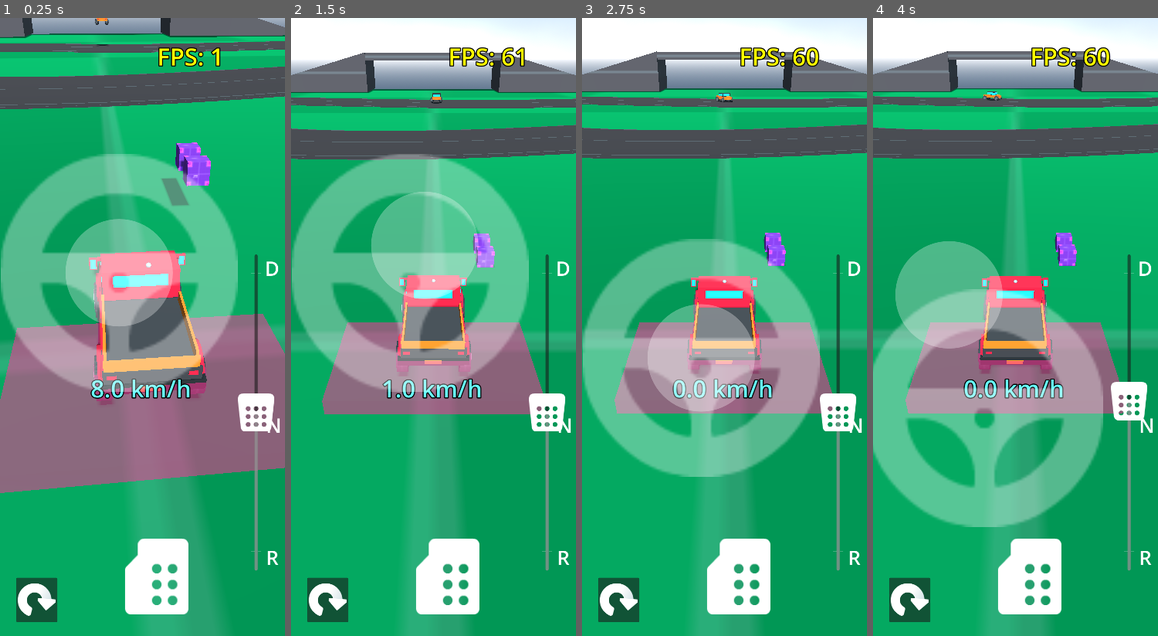
Above: before the commit, frames 1-4 (left to right).
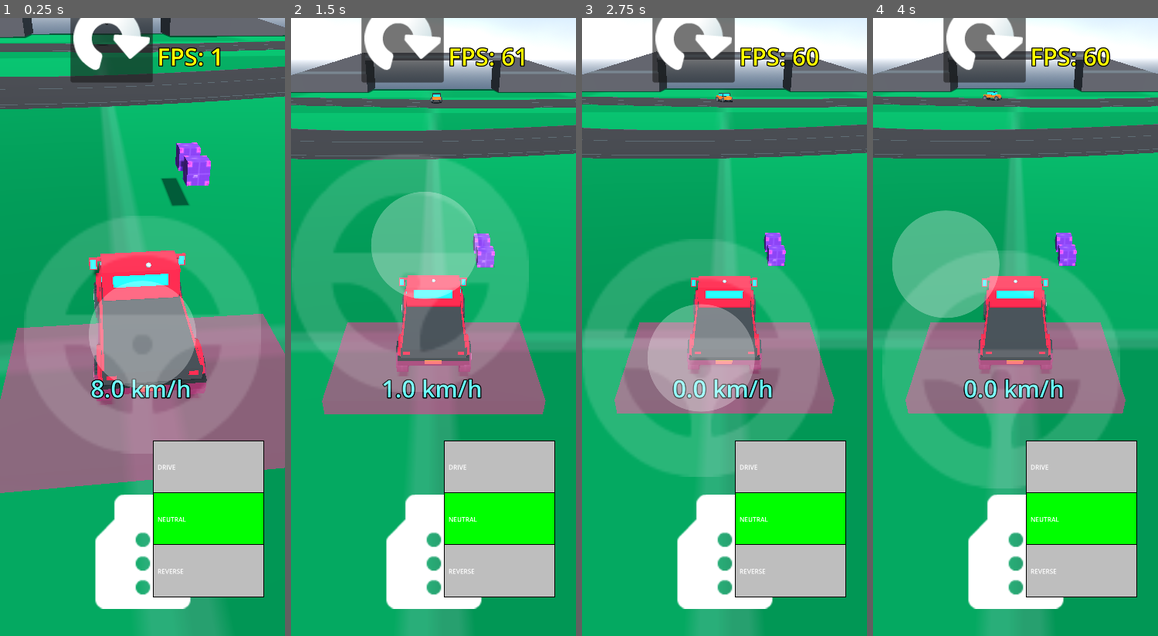
Above: after the commit, the same moments.

Repository: AssafDamari/cars-2
Game: Godot game, scene res://scenes/main.tscn
Same seed, same stepped clock (60 frames per second), same inputs: the game is played once before the commit and once after it.
Inputs (mouse positions are in pixels of both pictures, inside the frame that each line leads up to; where the layout moved, square brackets give the same spot in the first picture):
- Up to frame 1 (0.25 s): no input
- Up to frame 2 (1.5 s): click (402, 36) [328, 598] at 0.5 s; tap Enter (ui_accept) at 1.25 s; drag from (405, 271) to (462, 191) at 1.27 s
- Up to frame 3 (2.75 s): drag from (667, 357) to (710, 450) at 2.02 s
- Up to frame 4 (4 s): move the mouse to (1044, 191) at 2.77 s; hold Right (ui_right) 2.78-3.5 s; drag from (1001, 450) to (930, 234) at 3.52 s

The runs differ from the first frame. In frame 1, 39% of the frame differs, in the area x 0-99%, y 0-98%; in frame 2, 35%; in frame 3, 32%; in frame 4, 42%, in the area x 0-100%, y 0-98%.

Commit message:
align car and player controller with new cargo loader and shift slider

Diff:
--- a/scenes/car_1.tscn
+++ b/scenes/car_1.tscn
@@ -10,17 +10,8 @@
 [sub_resource type="BoxShape3D" id="BoxShape3D_3e54y"]
 size = Vector3(1.7609863, 0.5631744, 4)
 
-[sub_resource type="BoxShape3D" id="BoxShape3D_gfnuu"]
-size = Vector3(1.8417358, 0.554718, 0.12463379)
-
 [sub_resource type="BoxShape3D" id="BoxShape3D_u2fa2"]
-size = Vector3(0.07543945, 0.31905842, 2.1679077)
-
-[sub_resource type="BoxShape3D" id="BoxShape3D_8j6vf"]
-size = Vector3(1.9103241, 0.3278427, 0.05883789)
-
-[sub_resource type="SphereShape3D" id="SphereShape3D_8j6vf"]
-radius = 0.19180384
+size = Vector3(2.0039063, 0.37285042, 0.03668213)
 
 [sub_resource type="BoxMesh" id="BoxMesh_3e54y"]
 size = Vector3(2, 0.3, 4)
@@ -74,25 +65,21 @@
 transform = Transform3D(1, 0, 0, 0, 1, 0, 0, 0, 1, 0.004272461, 0.3420667, 0)
 shape = SubResource("BoxShape3D_3e54y")
 
-[node name="CollisionShape3D5" type="CollisionShape3D" parent="." unique_id=1415441947]
-transform = Transform3D(1, 0, 0, 0, 1, 0, 0, 0, 1, -9.1552734e-05, 1.145632, 0.3684069)
-shape = SubResource("BoxShape3D_gfnuu")
-
 [node name="CollisionShape3D2" type="CollisionShape3D" parent="." unique_id=385838801]
-transform = Transform3D(1, 0, 0, 0, 1, 0, 0, 0, 1, 0.92802715, 0.81844413, -0.9856067)
-shape = SubResource("BoxShape3D_u2fa2")
-
-[node name="CollisionShape3D3" type="CollisionShape3D" parent="." unique_id=210154954]
-transform = Transform3D(1, 0, 0, 0, 1, 0, 0, 0, 1, -0.9155936, 0.8485886, -0.91141844)
-shape = SubResource("BoxShape3D_u2fa2")
-
-[node name="CollisionShape3D4" type="CollisionShape3D" parent="." unique_id=1965348957]
-transform = Transform3D(1, 0, 0, 0, 1, 0, 0, 0, 1, 0.012397766, 0.80149853, -2.1269524)
-shape = SubResource("BoxShape3D_8j6vf")
-
-[node name="CollisionShape3D6" type="CollisionShape3D" parent="." unique_id=385824789]
-transform = Transform3D(1, 0, 0, 0, 1, 0, 0, 0, 1, 0, 1.5575956, 0.76924956)
-shape = SubResource("SphereShape3D_8j6vf")
+transform = Transform3D(1, 0, 0, 0, 1, 0, 0, 0, 1, -0.001953125, 0.8275527, -2.1678014)
+shape = SubResource("BoxShape3D_u2fa2")
+
+[node name="CollisionShape3D3" type="CollisionShape3D" parent="." unique_id=271161765]
+transform = Transform3D(-4.371139e-08, 0, -1, 0, 1, 0, 1, 0, -4.371139e-08, -1.0019531, 0.8275527, -0.8860768)
+shape = SubResource("BoxShape3D_u2fa2")
+
+[node name="CollisionShape3D4" type="CollisionShape3D" parent="." unique_id=429860224]
+transform = Transform3D(-4.371139e-08, 0, -1, 0, 1, 0, 1, 0, -4.371139e-08, 0.9980469, 0.8275527, -0.8860767)
+shape = SubResource("BoxShape3D_u2fa2")
+
+[node name="CollisionShape3D5" type="CollisionShape3D" parent="." unique_id=1385259178]
+transform = Transform3D(-1, 0, 8.742278e-08, 0, 1, 0, -8.742278e-08, 0, -1, -0.001953221, 0.8275527, 0.24722728)
+shape = SubResource("BoxShape3D_u2fa2")
 
 [node name="VehicleWheel3DFrontLeft" type="VehicleWheel3D" parent="." unique_id=1468056962]
 transform = Transform3D(1, 0, 0, 0, 1, 0, 0, 0, 1, 1, 0, 1.5)
@@ -212,22 +199,11 @@
 material_override = ExtResource("2_o6j5x")
 mesh = SubResource("BoxMesh_wi2xe")
 
-[node name="MeshInstance3D9" type="MeshInstance3D" parent="Body" unique_id=1700427536]
-transform = Transform3D(0.061673515, 0, 0, 0, 0.35581535, 0, 0, 0, 2.1684923, -0.9138626, 0.7104746, -0.9099864)
+[node name="MeshInstance3D10" type="MeshInstance3D" parent="Body" unique_id=1558163967]
+transform = Transform3D(1, 0, 0, 0, 1, 0, 0, 0, 1, 0, 1.793975, 0.7933326)
+visible = false
 material_override = ExtResource("4_u2fa2")
 mesh = SubResource("BoxMesh_mucs4")
-surface_material_override/0 = SubResource("StandardMaterial3D_lkfvg")
-
-[node name="MeshInstance3D10" type="MeshInstance3D" parent="Body" unique_id=1558163967]
-transform = Transform3D(0.061673515, 0, 0, 0, 0.35581535, 0, 0, 0, 2.1684923, 0.9268106, 0.73089933, -0.9099864)
-material_override = ExtResource("4_u2fa2")
-mesh = SubResource("BoxMesh_mucs4")
-
-[node name="MeshInstance3D11" type="MeshInstance3D" parent="Body" unique_id=156679458]
-transform = Transform3D(-0.0002463811, -4.863667e-10, -1.9093045, 9.81034e-13, 0.35581535, -2.6100058e-09, 0.061643563, -7.606379e-12, -0.0076312344, 0.016255194, 0.71891034, -2.1227295)
-material_override = ExtResource("4_u2fa2")
-mesh = SubResource("BoxMesh_mucs4")
-surface_material_override/0 = SubResource("StandardMaterial3D_lkfvg")
 
 [node name="MeshInstance3D22" type="MeshInstance3D" parent="Body" unique_id=2086031472]
 transform = Transform3D(-6.9388145e-05, -1.9904678e-10, -0.51079047, 2.7628794e-13, 0.1456183, -6.9824696e-10, 0.017360635, -3.1129294e-12, -0.002041561, 0.016744148, 0.19724402, -2.2450638)
--- a/scenes/player_controller.gd
+++ b/scenes/player_controller.gd
@@ -2,23 +2,15 @@
 @onready var vehicle: Car = get_parent() as Car
 @onready var joystick: VirtualJoystickPlus = $"Player controllsUI/VirtualJoystickPlus"
 @onready var debug_lable: Label = $"Player controllsUI/DebugLable"
-@onready var speed_slider: VSlider = $"Player controllsUI/SpeedSlider"
-
+@onready var gear_slider: GearSlider = $"Player controllsUI/GearSlider"
 
 func _physics_process(delta: float) -> void:
 
 	var joystick_input := joystick.get_value()
-
 	# 1. power
-	if joystick_input.y < -0.9:
-		speed_slider.value += 20
-
-	if joystick_input.y > 0.9:
-		speed_slider.value -= 20
-
 	var speed_sq = vehicle.linear_velocity.length_squared()
 	if speed_sq < vehicle.max_speed * vehicle.max_speed:
-		vehicle.engine_force = speed_slider.value
+		vehicle.engine_force = get_engine_force()
 	else:
 		vehicle.engine_force = 0.0
 
@@ -41,16 +33,24 @@
 		vehicle.brake = 0.0
 		vehicle.hide_brake_indicator()
 
+func get_engine_force():
+	if gear_slider.current_gear == gear_slider.Gear.DRIVE:
+		return 2000
+	elif gear_slider.current_gear == gear_slider.Gear.NEUTRAL:
+		return 0
+	elif gear_slider.current_gear == gear_slider.Gear.REVERSE:
+		return -1000
+
 func should_brake(joystick_input: Vector2) -> bool:
 	if Input.is_action_pressed("ui_accept"):
 		# brake button clicked
 		return true
-	elif joystick_input.y > 0.9 and speed_slider.value > 0:
-		# going forward and joystick pulled down
-		return true
-	elif joystick_input.y < -0.9 and speed_slider.value < 0:
-		# going back and joystick pulled up
-		return true
+	#elif joystick_input.y > 0.9:
+		## going forward and joystick pulled down
+		#return true
+	#elif joystick_input.y < -0.9:
+		## going back and joystick pulled up
+		#return true
 	# no need to brake
 	return false
 
--- a/scenes/player_controller.tscn
+++ b/scenes/player_controller.tscn
@@ -5,11 +5,11 @@
 [ext_resource type="PackedScene" uid="uid://c1y6yhe347n7s" path="res://scenes/fps_label.tscn" id="3_lwvb4"]
 [ext_resource type="Texture2D" uid="uid://0e6uu2ooyhur" path="res://textures/icon_pedal_brake.png" id="5_iu0n4"]
 [ext_resource type="Texture2D" uid="uid://ct6umjr3y3kaq" path="res://textures/icon_pedal_brake_black.png" id="6_ngi1a"]
-[ext_resource type="Texture2D" uid="uid://d1kf8t1q37no0" path="res://textures/icon_pedal.png" id="8_ba4vk"]
 [ext_resource type="Texture2D" uid="uid://16omjqh27c3l" path="res://textures/icon_arrow_rotate.png" id="8_ga2kn"]
 [ext_resource type="Script" uid="uid://le2y1bavsjxc" path="res://addons/virtual_joystick_plus/virtual_joystick_plus.gd" id="9_sdupd"]
 [ext_resource type="Texture2D" uid="uid://01srmdbuabf7" path="res://textures/icon_steering_wheel.png" id="10_34smf"]
 [ext_resource type="Texture2D" uid="uid://dlf0vtvb7xr5u" path="res://addons/virtual_joystick_plus/resources/textures/stick_texture_5.png" id="11_kdses"]
+[ext_resource type="PackedScene" uid="uid://16w2c4issiw" path="res://scenes/gear_slider.tscn" id="11_mfmwq"]
 
 [sub_resource type="GDScript" id="GDScript_aq10k"]
 resource_name = "speedometer"
@@ -30,9 +30,6 @@
 font_color = Color(1.1070073e-06, 0.77062076, 0.21262565, 1)
 outline_size = 10
 outline_color = Color(0, 0, 0, 1)
-
-[sub_resource type="LabelSettings" id="LabelSettings_ga2kn"]
-font_size = 50
 
 [node name="PlayerController" type="Node3D" unique_id=193088310]
 script = ExtResource("1_d4y06")
@@ -62,16 +59,16 @@
 anchors_preset = 15
 anchor_right = 1.0
 anchor_bottom = 1.0
-offset_right = -137.0
-offset_bottom = -274.0
+offset_bottom = -372.0
 grow_horizontal = 2
 grow_vertical = 2
-pivot_offset = Vector2(291.5, 643)
+pivot_offset = Vector2(360, 594)
 script = ExtResource("9_sdupd")
 joystick_mode = 1
 scale_factor = 3.0
+relative_position = Vector2(0.5, 0.85)
 joystick_texture = ExtResource("10_34smf")
-joystick_opacity = 0.332
+joystick_opacity = 0.146
 stick_use_textures = false
 stick_texture = ExtResource("11_kdses")
 stick_opacity = 0.295
@@ -84,17 +81,14 @@
 anchor_top = 1.0
 anchor_right = 0.5
 anchor_bottom = 1.0
-offset_left = -60.0
-offset_top = -246.0
-offset_right = 42.0
-offset_bottom = -123.0
 grow_horizontal = 2
 grow_vertical = 0
-scale = Vector2(2, 2)
 size_flags_horizontal = 4
 size_flags_vertical = 4
 
 [node name="TouchScreenButtonBrake" type="TouchScreenButton" parent="Player controllsUI/Brake" unique_id=1117390335]
+position = Vector2(-143, -357)
+scale = Vector2(3, 3)
 texture_normal = ExtResource("5_iu0n4")
 texture_pressed = ExtResource("6_ngi1a")
 action = "ui_accept"
@@ -113,76 +107,23 @@
 grow_vertical = 2
 label_settings = SubResource("LabelSettings_ba4vk")
 
-[node name="Button" type="Button" parent="Player controllsUI" unique_id=749655137]
-anchors_preset = 2
-anchor_top = 1.0
-anchor_bottom = 1.0
-offset_left = 41.0
-offset_top = -147.0
-offset_right = 145.0
-offset_bottom = -35.0
-grow_vertical = 0
+[node name="Reload" type="Button" parent="Player controllsUI" unique_id=749655137]
+offset_left = 178.0
+offset_top = -61.0
+offset_right = 282.0
+offset_bottom = 51.0
+scale = Vector2(2, 2)
 icon = ExtResource("8_ga2kn")
 
-[node name="SpeedSlider" type="VSlider" parent="Player controllsUI" unique_id=834922451]
-anchors_preset = 6
-anchor_left = 1.0
-anchor_top = 0.5
-anchor_right = 1.0
-anchor_bottom = 0.5
-offset_left = -145.0
-offset_top = -183.0
-offset_bottom = 615.5
-grow_horizontal = 0
-grow_vertical = 2
-theme_override_icons/grabber = ExtResource("8_ba4vk")
-theme_override_icons/grabber_highlight = ExtResource("8_ba4vk")
-min_value = -2000.0
-max_value = 2000.0
-step = 20.0
-tick_count = 3
-ticks_on_borders = true
-ticks_position = 2
-
-[node name="Label" type="Label" parent="Player controllsUI/SpeedSlider" unique_id=252589100]
-layout_mode = 1
-anchors_preset = 1
-anchor_left = 1.0
-anchor_right = 1.0
-offset_left = -65.0
-offset_bottom = 69.0
-grow_horizontal = 0
-text = "D"
-label_settings = SubResource("LabelSettings_ga2kn")
-horizontal_alignment = 1
-
-[node name="Label2" type="Label" parent="Player controllsUI/SpeedSlider" unique_id=1614437536]
-layout_mode = 1
-anchors_preset = 5
-anchor_left = 0.5
-anchor_right = 0.5
-offset_left = 15.5
-offset_top = 396.0
-offset_right = 73.0625
-offset_bottom = 465.0
-grow_horizontal = 2
-text = "N"
-label_settings = SubResource("LabelSettings_ga2kn")
-horizontal_alignment = 1
-
-[node name="Label3" type="Label" parent="Player controllsUI/SpeedSlider" unique_id=814046226]
-layout_mode = 1
+[node name="GearSlider" parent="Player controllsUI" unique_id=612517197 instance=ExtResource("11_mfmwq")]
 anchors_preset = 3
 anchor_left = 1.0
 anchor_top = 1.0
-anchor_right = 1.0
-anchor_bottom = 1.0
-offset_left = -63.0
-offset_top = -69.0
+offset_left = -332.0
+offset_top = -493.0
+offset_right = -54.0
+offset_bottom = -99.0
 grow_horizontal = 0
 grow_vertical = 0
-text = "R"
-label_settings = SubResource("LabelSettings_ga2kn")
-horizontal_alignment = 1
 
-[connection signal="pressed" from="Player controllsUI/Button" to="." method="_on_button_pressed"]
+[connection signal="pressed" from="Player controllsUI/Reload" to="." method="_on_button_pressed"]
